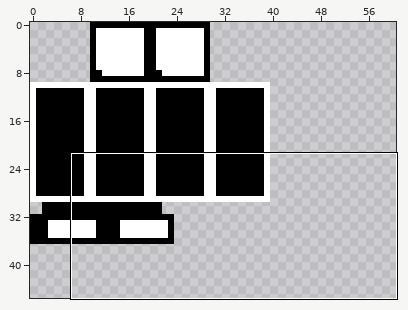
Sprite sheet -- main/resources/assets/non/textures/models/spinny.png. Above: a wide view before the commit, with the close-up outlined.
Close-up. First the earlier version:
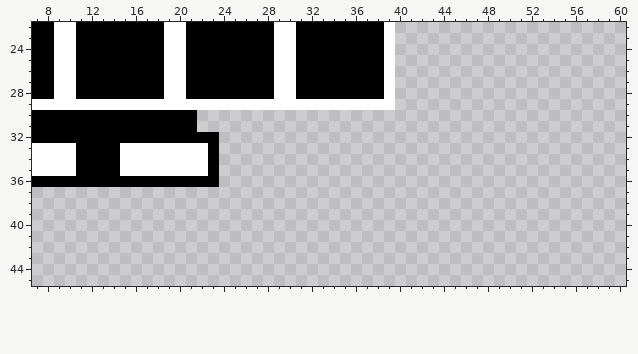
The file is 128x128 pixels. Shown: x 7..60, y 22..45. The wide view leaves out empty margins.
New version:
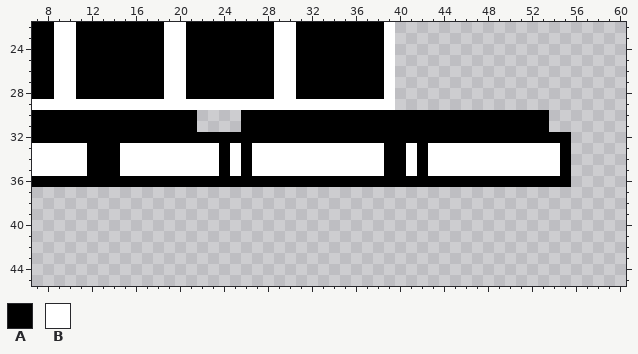
Palette (. is transparent): A #000000  B #ffffff
The exact change:
y 30..31: x 26..53 ............................ -> AAAAAAAAAAAAAAAAAAAAAAAAAAAA
y 32: x 24..55 ................................ -> AAAAAAAAAAAAAAAAAAAAAAAAAAAAAAAA
y 33..35: x 11 A -> B; x 23..55 A................................ -> BABABBBBBBBBBBBBAABABBBBBBBBBBBBA
y 36: x 24..55 ................................ -> AAAAAAAAAAAAAAAAAAAAAAAAAAAAAAAA
Pixel boxes of the changes (left, top, right, bottom) in both close-ups:
changed: (208, 110, 571, 187)
changed: (76, 143, 87, 176)
